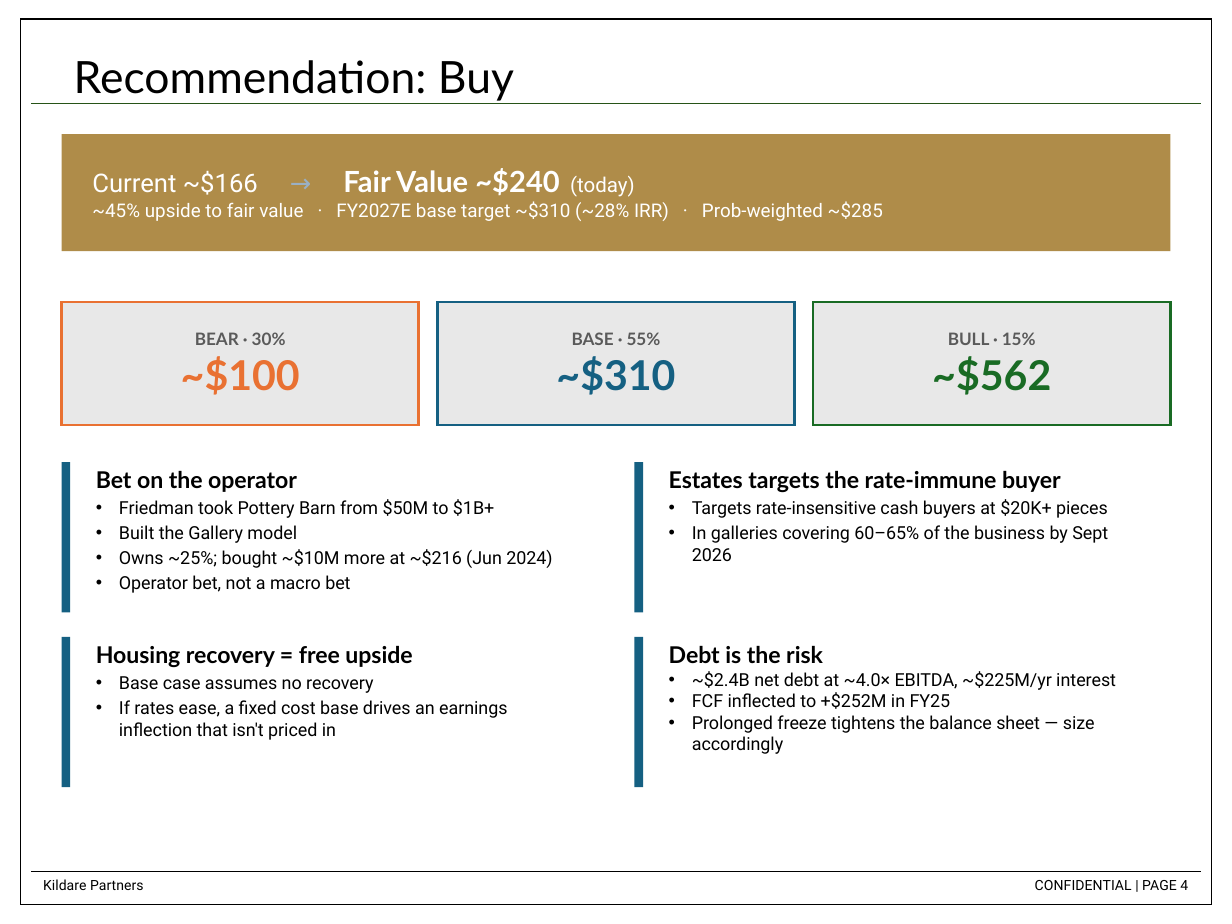
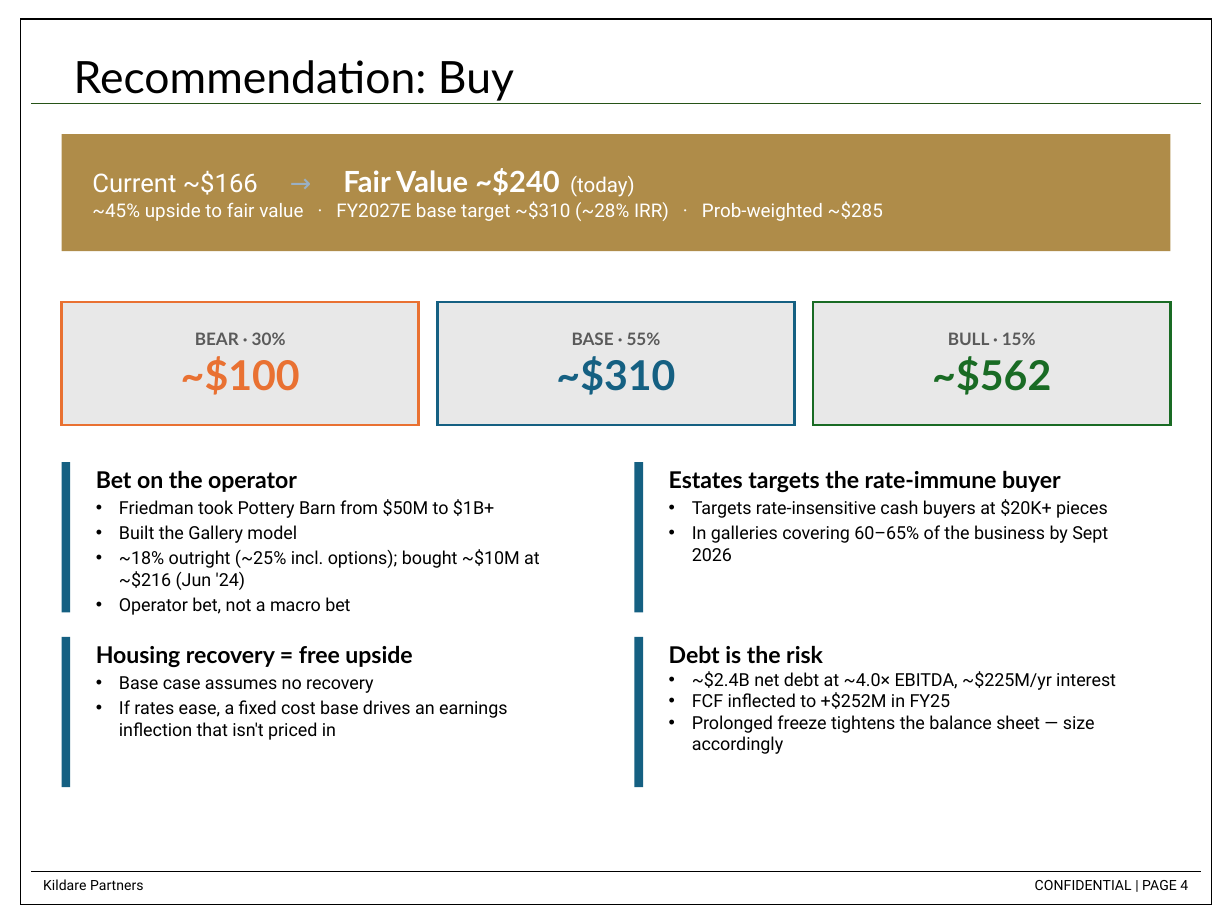
Before and after one commit to dchen88888/Nike-Stock-Pitch, a slide deck: slide 4 of RH_Stock_Pitch_updated.pptx. Drawn at 1232x924 pixels with LibreOffice and Linux fonts; fonts in the diff are those of the drawing. Boxes give left, top, right and bottom in pixels: in the first picture for what was removed or moved away, otherwise in the second. Text is boxed around its words. In the diff, an @@ line names an element or a change of style, - is before the commit and + after.

```diff
--- a/RH_Stock_Pitch_updated.pptx
+++ b/RH_Stock_Pitch_updated.pptx
@@ text at (119,549,540,590): text changed @@
-• Owns ~25%; bought ~$10M more at ~$216 (Jun 2024)
+• ~18% outright (~25% incl. options); bought ~$10M at ~$216 (Jun '24)
```
Also in this commit, not shown: 1 other slide changed, 1 other file.
